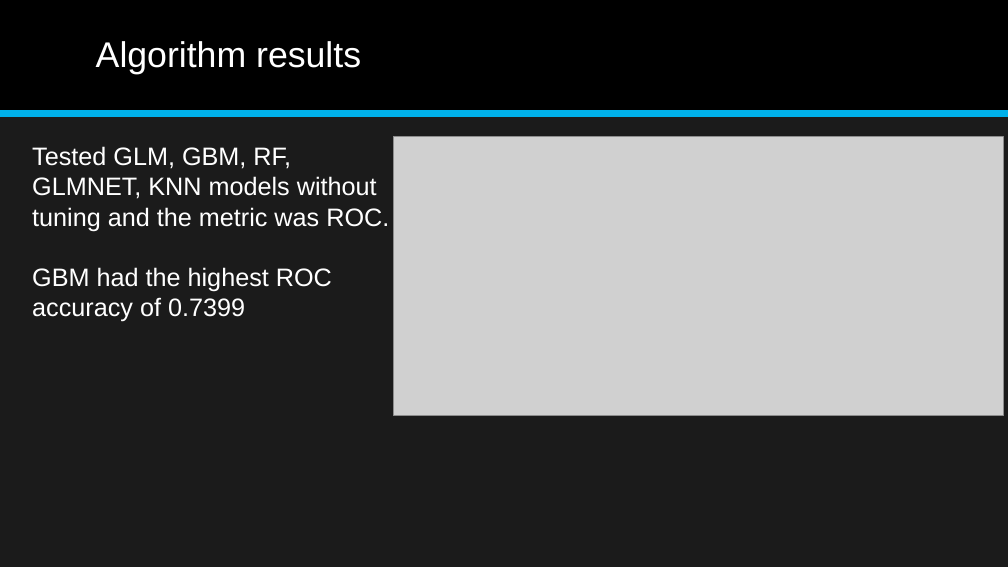
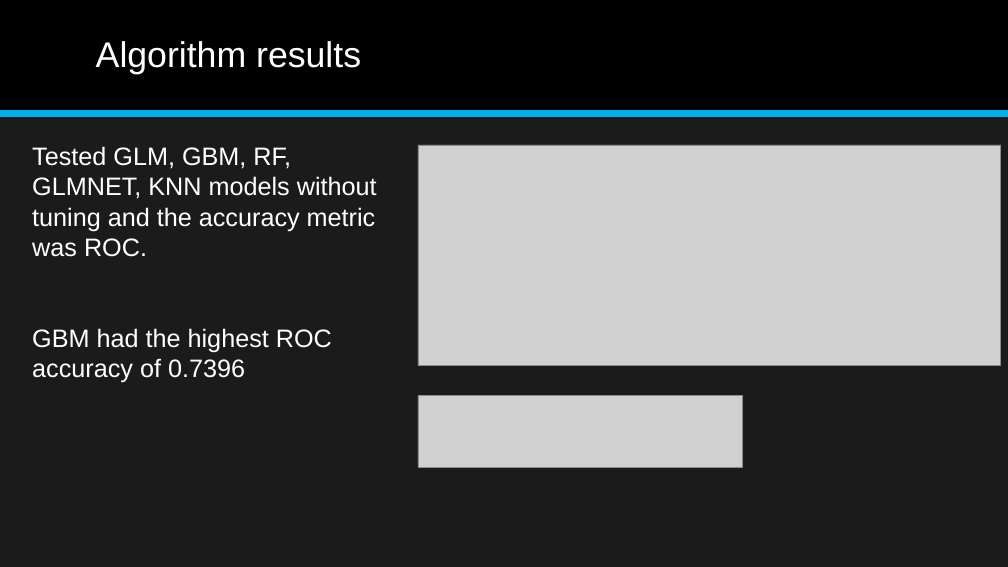
Before and after one commit to aajunwa/capstone, a slide deck: slide 18 of Student Alcohol Consumption Data Science Project.pptx (slide 19 before the commit). Drawn at 1008x567 pixels with LibreOffice and Linux fonts; fonts in the diff are those of the drawing; grey boxes stand for pictures. Boxes give left, top, right and bottom in pixels: in the first picture for what was removed or moved away, otherwise in the second. Text is boxed around its words. In the diff, an @@ line names an element or a change of style, - is before the commit and + after.

```diff
--- a/Student Alcohol Consumption Data Science Project.pptx
+++ b/Student Alcohol Consumption Data Science Project.pptx
@@ text at bbox=[32, 146, 377, 383]: text changed @@
-Tested GLM, GBM, RF, GLMNET, KNN models without tuning and the metric was ROC.
-GBM had the highest ROC accuracy of 0.7399
+Tested GLM, GBM, RF, GLMNET, KNN models without tuning and the accuracy metric was ROC.
+GBM had the highest ROC accuracy of 0.7396
@@ picture: place and size @@
-picture at bbox=[394, 137, 1003, 416]
+picture at bbox=[418, 145, 1001, 366]
@@ picture added at bbox=[418, 395, 743, 467] @@
```
Also in this commit, not shown: 1 other slide changed, 1 slide added, 6 slides removed, 7 other files.
